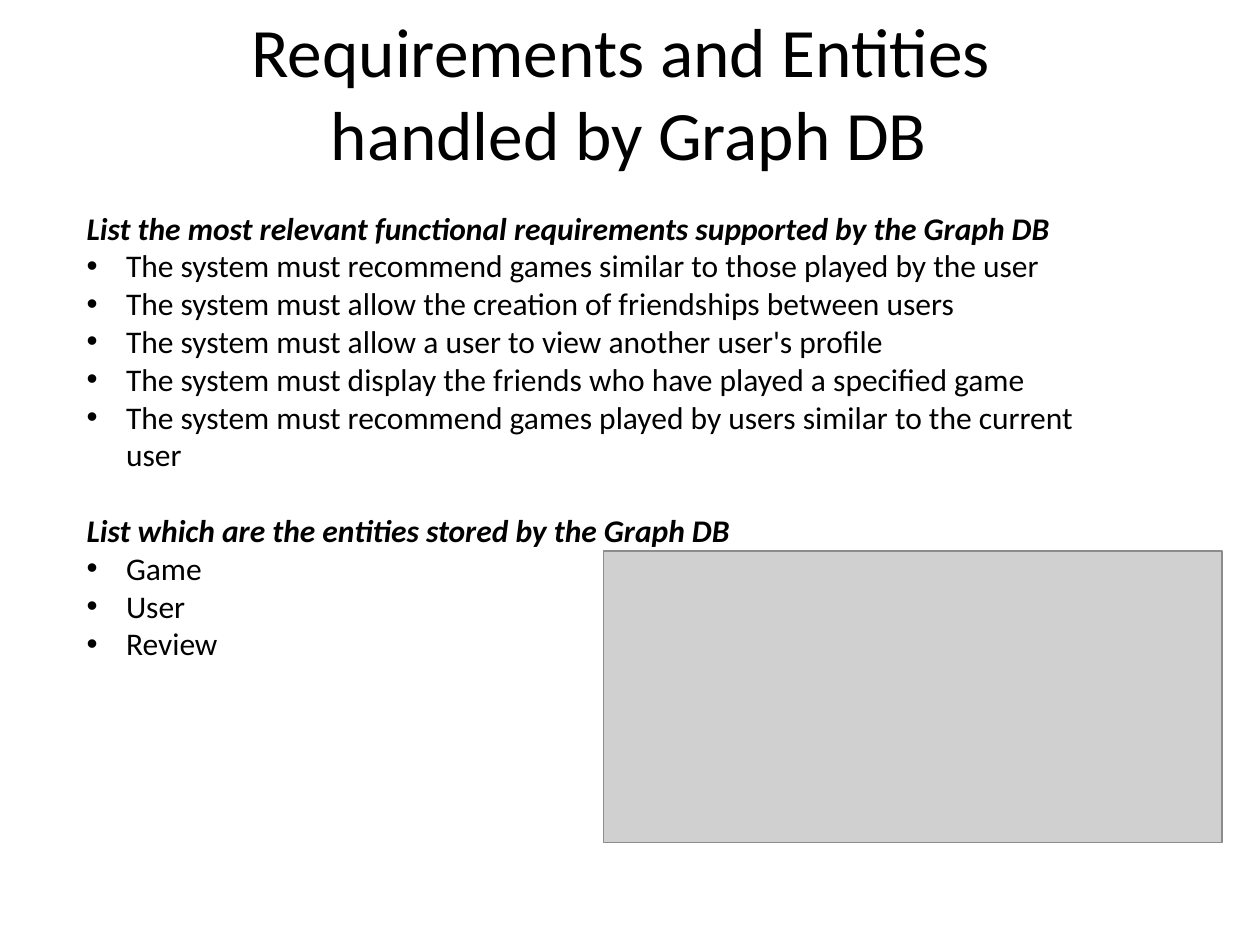
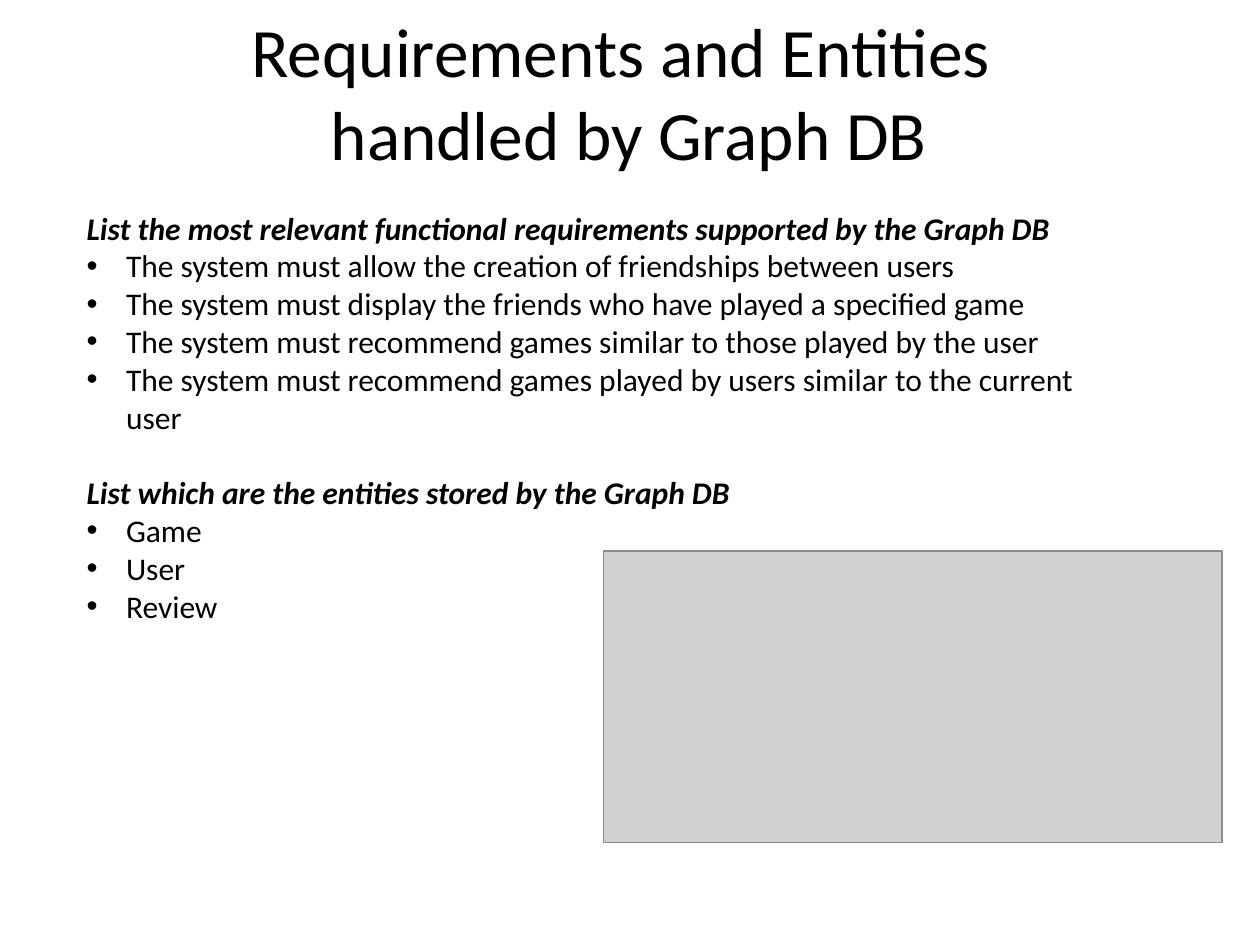
Before and after one commit to LBartalucci/Large-Scale-and-Multi-Structured-DBs-project, a slide deck: slide 10 of presentation/LSMSDB_Project IDEA Presentation.pptx. Drawn at 1260x945 pixels with LibreOffice and Linux fonts; fonts in the diff are those of the drawing; grey boxes stand for pictures; background and template pictures are left out. Boxes give left, top, right and bottom in pixels: in the first picture for what was removed or moved away, otherwise in the second. Text is boxed around its words. In the diff, an @@ line names an element or a change of style, - is before the commit and + after.

Commit message:
Fixed UML and presentation

```diff
--- a/presentation/LSMSDB_Project IDEA Presentation.pptx
+++ b/presentation/LSMSDB_Project IDEA Presentation.pptx
@@ text at (x1=126, y1=255, x2=1024, y2=321): paragraphs added @@
+• The system must allow the creation of friendships between users
+• The system must display the friends who have played a specified game
@@ text at (x1=126, y1=293, x2=1024, y2=397): paragraphs removed @@
-• The system must allow the creation of friendships between users
-• The system must allow a user to view another user's profile
-• The system must display the friends who have played a specified game
```
Also in this commit, not shown: 2 other slides changed, 4 other files.
